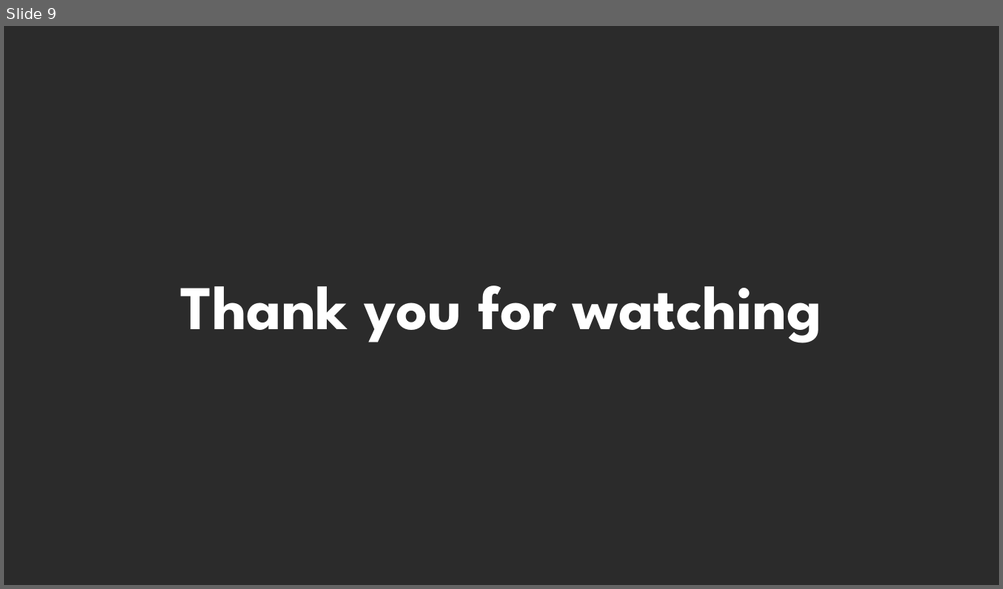
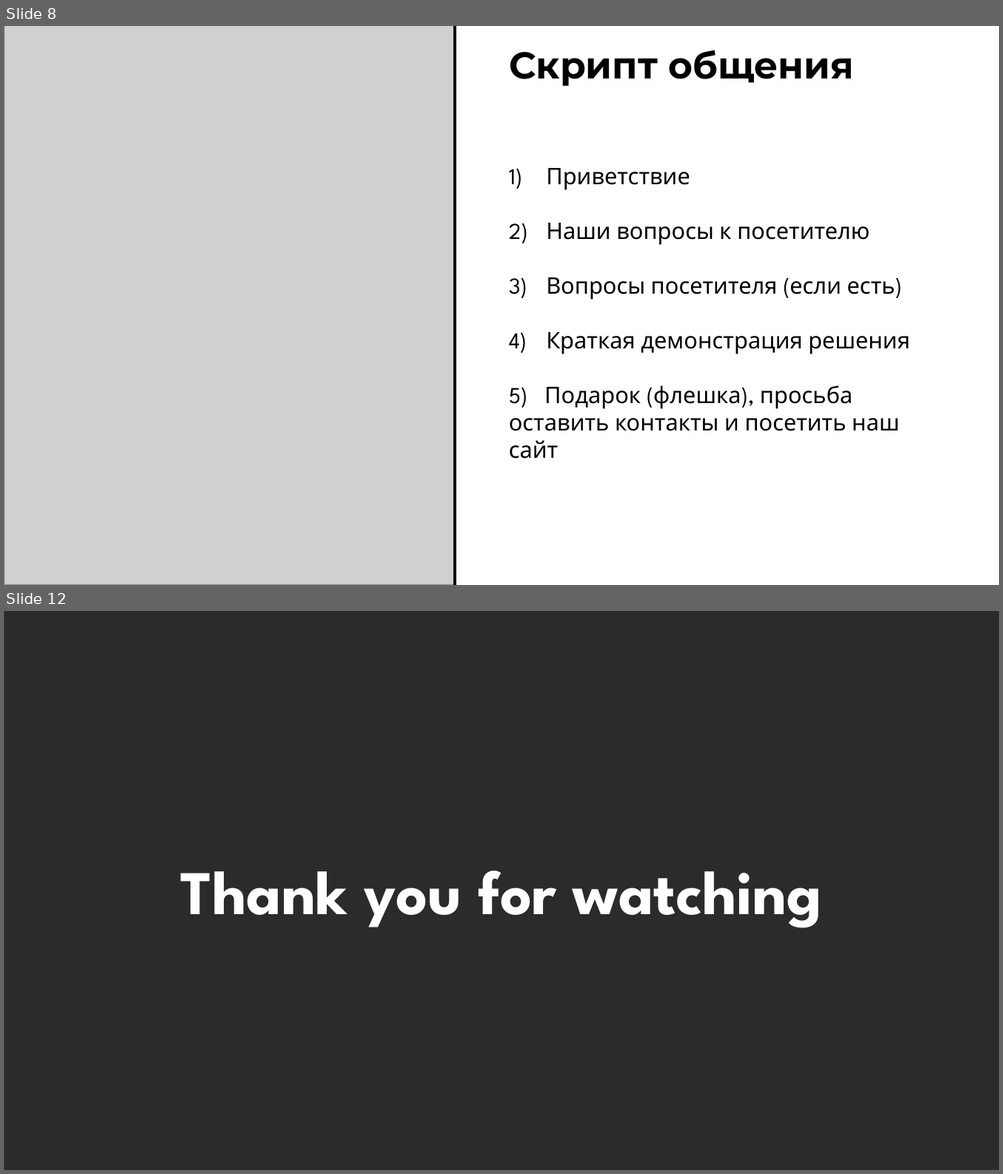
Before and after one commit to kharbacheuski/BSUIR_LABS, a slide deck: 5_term/МППиУ/SOFT_FX_PRES_6.pptx. Shown one above the other, each under a label of ours: slide 9 before the commit, slides 8 and 12 after it; the slides between them are not shown. The pictures are 1003x589 and 1003x1174 pixels, drawn with LibreOffice and Linux fonts; fonts in the diff are those of the drawing; grey boxes stand for pictures; background and template pictures are left out; a plain dark background stands for a picture behind light text. Boxes give left, top, right and bottom in pixels: in the first picture for what was removed or moved away, otherwise in the second. Text is boxed around its words. In the diff, an @@ line names an element or a change of style, - is before the commit and + after.

```diff
--- a/5_term/МППиУ/SOFT_FX_PRES_6.pptx
+++ b/5_term/МППиУ/SOFT_FX_PRES_6.pptx
@@ slide 8 added at [4,26,999,585], background #FFFFFF @@
@@ picture added at [4,26,455,585] @@
@@ line added from (455, 26) to (455, 585), #000000 2.25 pt @@
@@ title added at [509,50,854,86], 36 pt, text #000000, bold @@
+Скрипт общения
@@ text added at [509,168,910,459], 22 pt, text #000000 @@
+1) Приветствие
+2) Наши вопросы к посетителю
+3) Вопросы посетителя (если есть)
+4) Краткая демонстрация решения
+5) Подарок (флешка), просьба оставить контакты и посетить наш сайт
@@ what was slide 9 is now slide 12 @@
```
Also in this commit, not shown: 6 slides changed, 4 other slides added, 2 slides removed.
